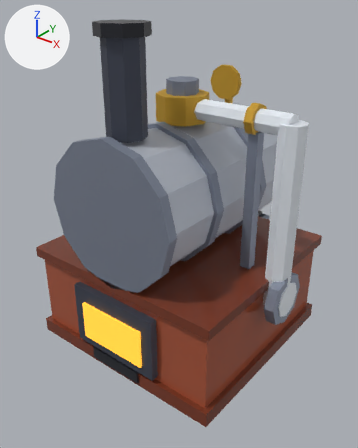
The glTF model assets/managed-models/engine-room/steam-boiler/steam-boiler.glb: old version first, new version second.
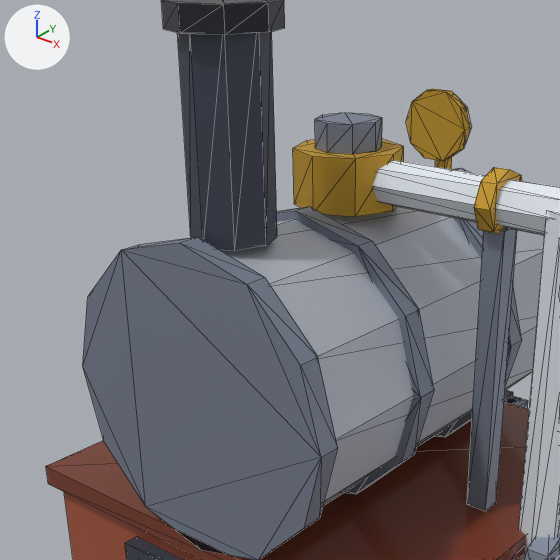
Each version appears first whole from a camera (50 mm lens) standing at (1.154, -1.464, 1.404) and looking at (0.026, -0.054, 0.53), and next in a close-up on the part from 4% to 80% of the width and 5% to 65% of the height. Every picture has the same lights, and +X, +Y and +Z are marked at upper left. The last two pictures show the newer version. The close-ups show mesh edges as thin lines. Vertices at exactly the same position are counted once.

The scene before the commit, as lines of its bpy script (objects in view):
```python
me_steam_boiler = bpy.data.meshes.new('steam-boiler')
me_steam_boiler.from_pydata(...)  # 448 vertices, 772 faces; spans x -0.505..0.505, y -0.44..0.5, z 0.0..1.3
me_steam_boiler.materials.append(mat_m_steam_boiler)
ob_steam_boiler = bpy.data.objects.new('steam-boiler', me_steam_boiler)
ob_steam_boiler.location = (0.0, 0.0, 0.0)
```
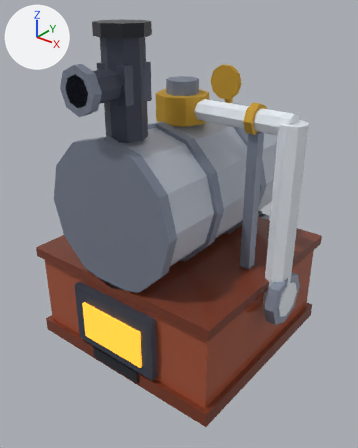
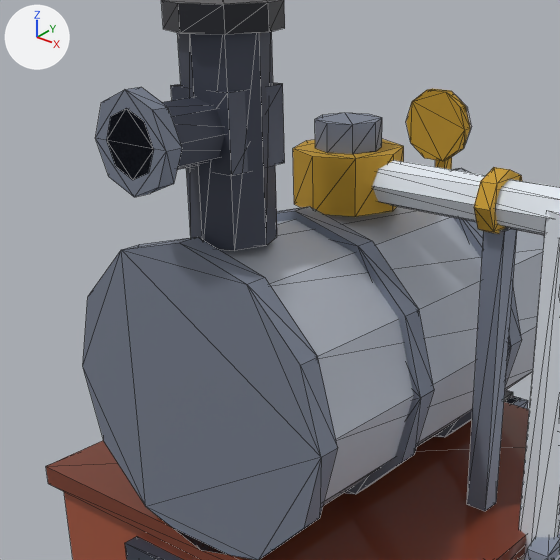
What differs and where, as boxes [x1, y1, x2, y2] in the close-ups (560 x 560 px):
```json
{"part": 1, "of": "me_steam_boiler", "change": "added", "after": [107, 97, 225, 180]}
{"part": 2, "of": "me_steam_boiler", "change": "added", "after": [95, 87, 182, 197]}
{"part": 3, "of": "me_steam_boiler", "change": "added", "after": [171, 83, 285, 176]}
```

The change, as JSON lines over the scene's bpy script:
```json
{"block": "me_steam_boiler", "where": "# used by ob_steam_boiler; location = (0.0, 0.0, 0.0)"}
{"op": "remove", "block": "me_steam_boiler", "code": "me_steam_boiler.from_pydata(...)  # 448 vertices, 772 faces; spans x -0.505..0.505, y -0.44..0.5, z 0.0..1.3"}
{"op": "add", "block": "me_steam_boiler", "code": "me_steam_boiler.from_pydata(...)  # 488 vertices, 840 faces; spans x -0.505..0.505, y -0.5..0.5, z 0.0..1.3"}
{"block": "me_steam_boiler", "change": "me_steam_boiler part 1: a new loose piece, an 8-sided cylinder along y spanning x -0.05..0.05, y -0.5..-0.3, z 1.07..1.17, in mat_m_steam_boiler"}
{"block": "me_steam_boiler", "change": "me_steam_boiler part 2: a new loose piece, an 8-sided cylinder along y spanning x -0.075..0.075, y -0.5..-0.47, z 1.045..1.195, in mat_m_steam_boiler"}
{"block": "me_steam_boiler", "change": "me_steam_boiler part 3: a new loose piece, a box spanning x -0.06..0.06, y -0.36..-0.24, z 1.06..1.18, in mat_m_steam_boiler"}
```
